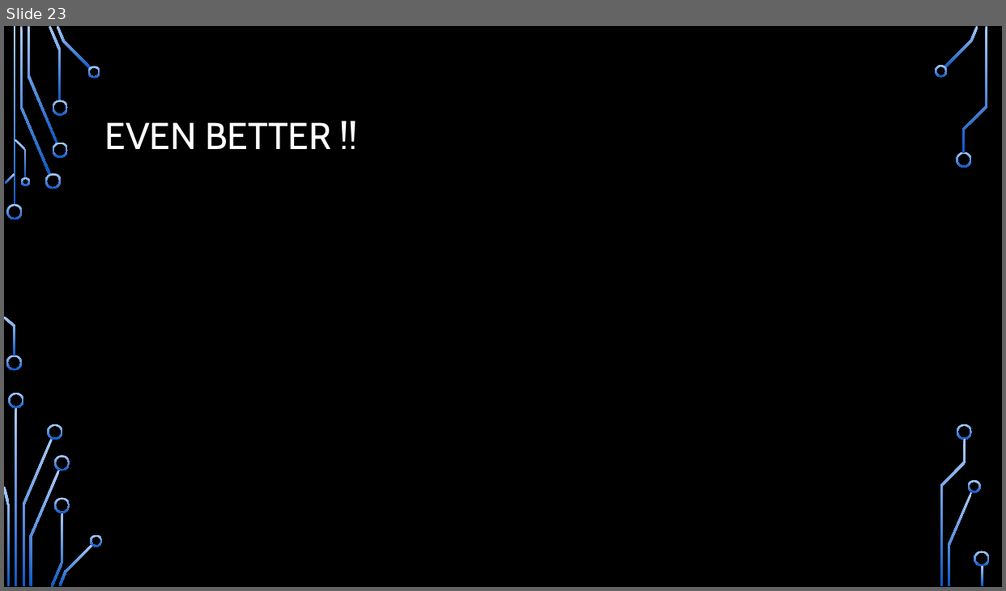
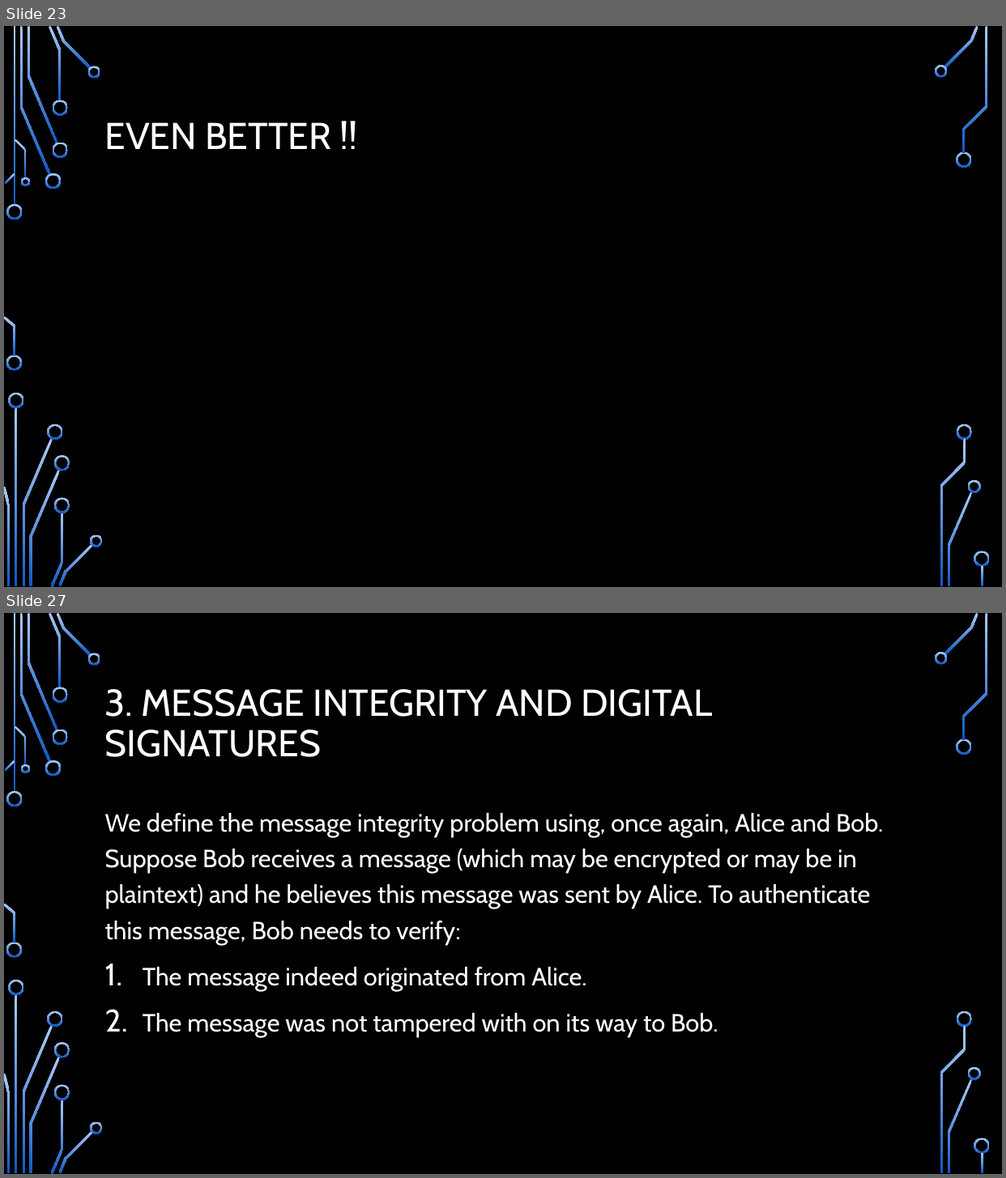
Before and after one commit to CDsonji/NET-Seminar, a slide deck: TLS.pptx. Shown one above the other, each under a label of ours: slide 23 before the commit, slides 23 and 27 after it; the slides between them are not shown. The pictures are 1006x591 and 1006x1178 pixels, drawn with LibreOffice and Linux fonts; fonts in the diff are those of the drawing; grey boxes stand for pictures; background and template pictures are left out. Boxes give left, top, right and bottom in pixels: in the first picture for what was removed or moved away, otherwise in the second. Text is boxed around its words. In the diff, an @@ line names an element or a change of style, - is before the commit and + after.

Commit message:
finished the section related to cryptography and started the next section related to message integrity and digital signature

```diff
--- a/TLS.pptx
+++ b/TLS.pptx
@@ slide 27 added at (x1=4, y1=613, x2=1002, y2=1174), background picture (left out); not listed: 36 template elements that a slide beside it also shows @@
@@ title added at (x1=105, y1=689, x2=712, y2=757), 36 pt, text #FFFFFF @@
+3. MESSAGE INTEGRITY AND DIGITAL SIGNATURES
@@ text added at (x1=105, y1=813, x2=883, y2=1037), 24 pt, text #FFFFFF @@
+We define the message integrity problem using, once again, Alice and Bob. Suppose Bob receives a message (which may be encrypted or may be in plaintext) and he believes this message was sent by Alice. To authenticate this message, Bob needs to verify:
+1. The message indeed originated from Alice.
+2. The message was not tampered with on its way to Bob.
```
Also in this commit, not shown: 6 other slides added.
